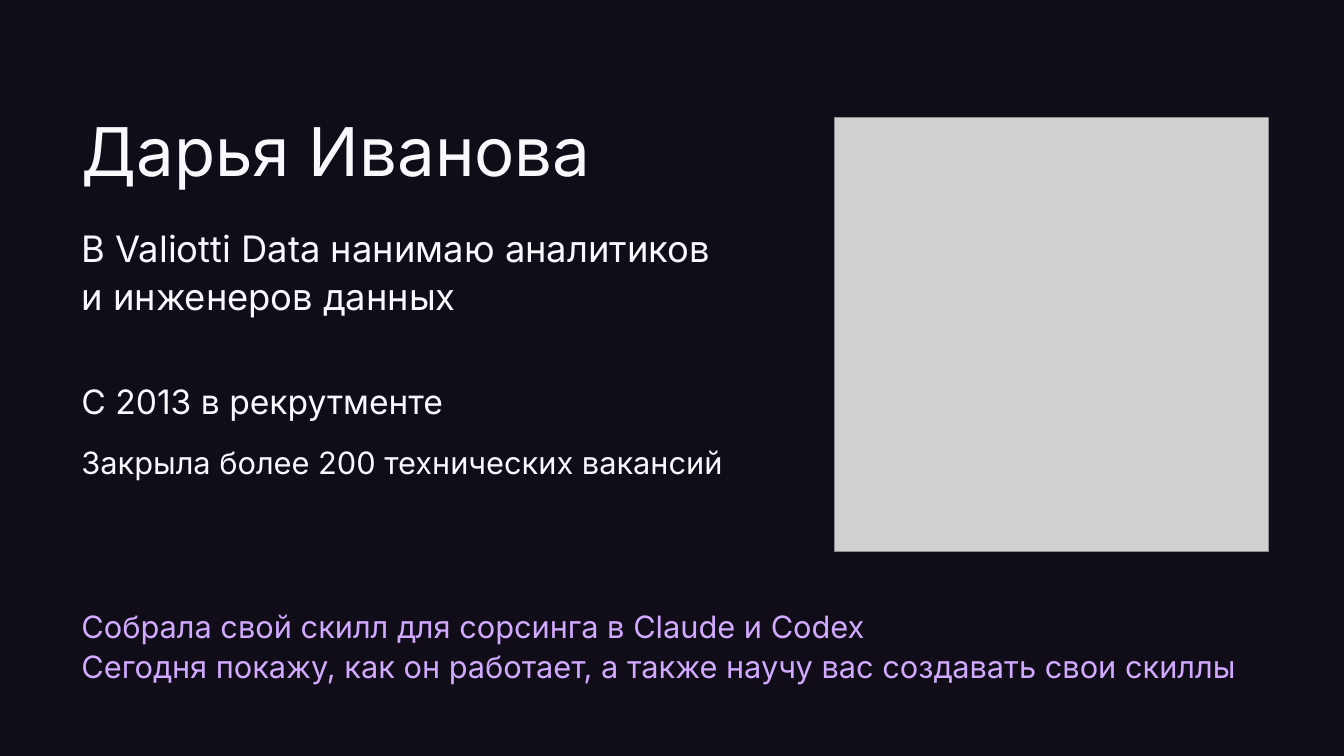
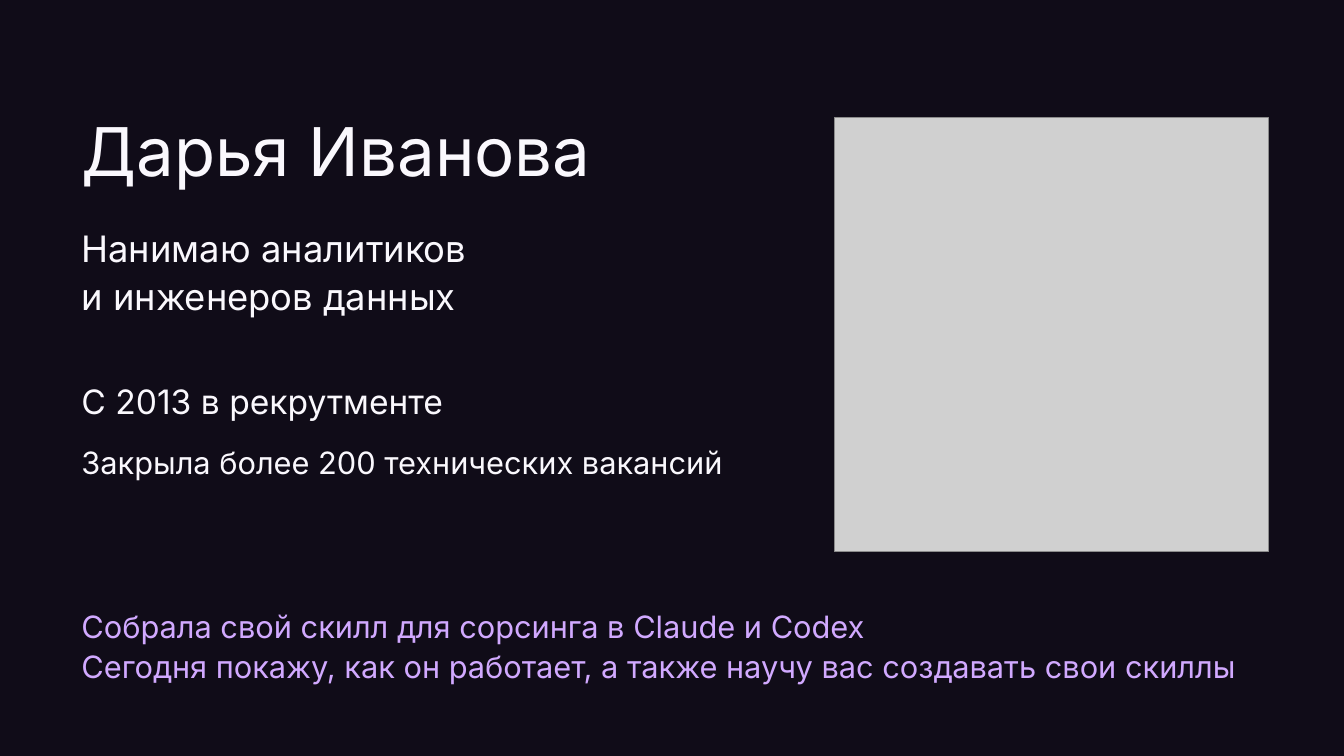
Before and after one commit to Da6ka/ta-meetup-ai-sourcing-2026-11-19, a slide deck: slide 2 of materials/spb-it-recruiter-meetup.pptx. Drawn at 1344x756 pixels with LibreOffice and Linux fonts; fonts in the diff are those of the drawing; grey boxes stand for pictures. Boxes give left, top, right and bottom in pixels: in the first picture for what was removed or moved away, otherwise in the second. Text is boxed around its words. In the diff, an @@ line names an element or a change of style, - is before the commit and + after.

```diff
--- a/materials/spb-it-recruiter-meetup.pptx
+++ b/materials/spb-it-recruiter-meetup.pptx
@@ text at [81, 235, 466, 263]: text changed @@
-В Valiotti Data нанимаю аналитиков
+Нанимаю аналитиков
```
Also in this commit, not shown: 2 other slides changed, 5 other files.
